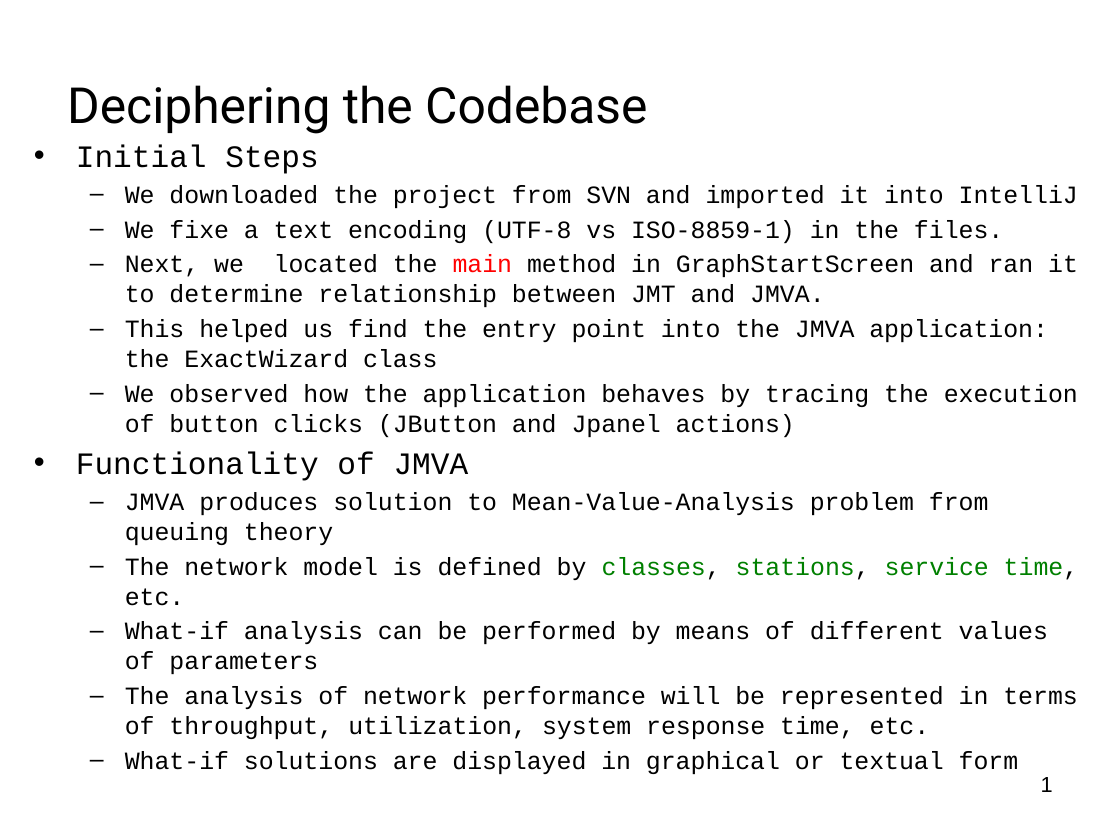
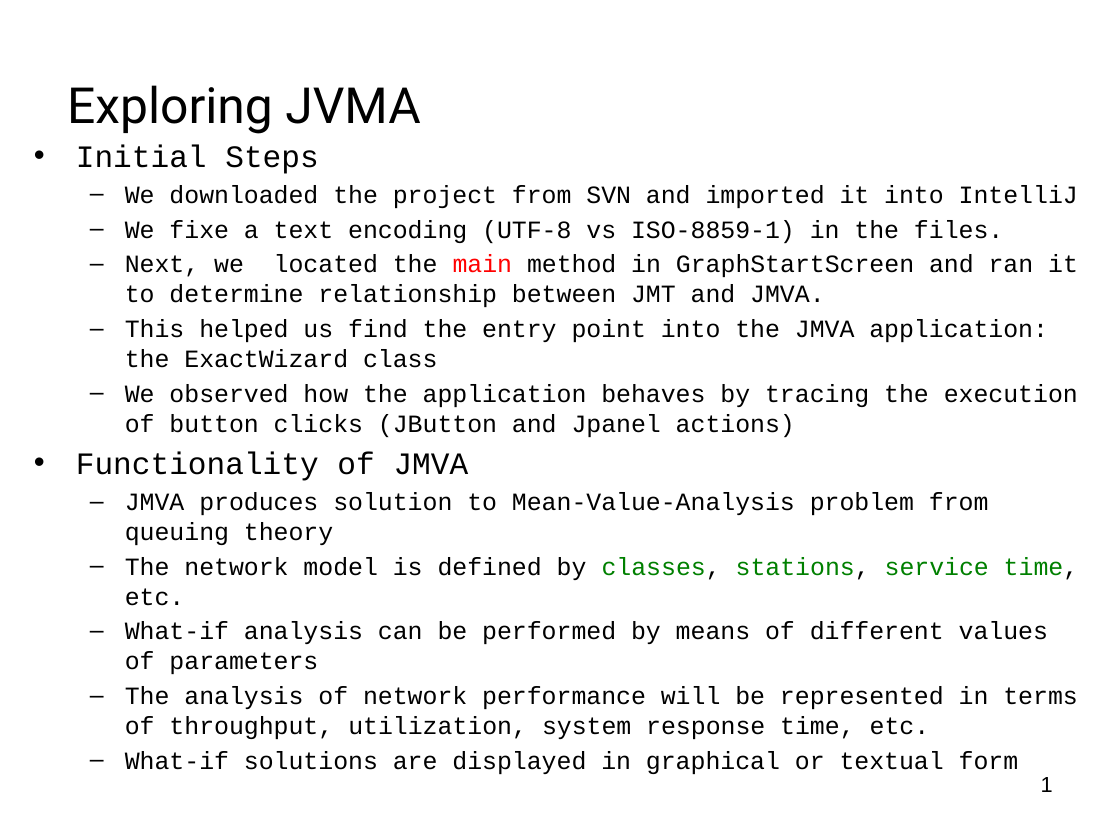
Before and after one commit to pavelgrib/SE_CW1, a slide deck: slide 2 of jmva_presentation.pptx. Drawn at 1120x840 pixels with LibreOffice and Linux fonts; fonts in the diff are those of the drawing; background and template pictures are left out. Boxes give left, top, right and bottom in pixels: in the first picture for what was removed or moved away, otherwise in the second. Text is boxed around its words. In the diff, an @@ line names an element or a change of style, - is before the commit and + after.

```diff
--- a/jmva_presentation.pptx
+++ b/jmva_presentation.pptx
@@ title at (x1=67, y1=85, x2=421, y2=134): text changed @@
-Deciphering the Codebase
+Exploring JVMA
```
Also in this commit, not shown: 1 other slide changed, 2 other files.
